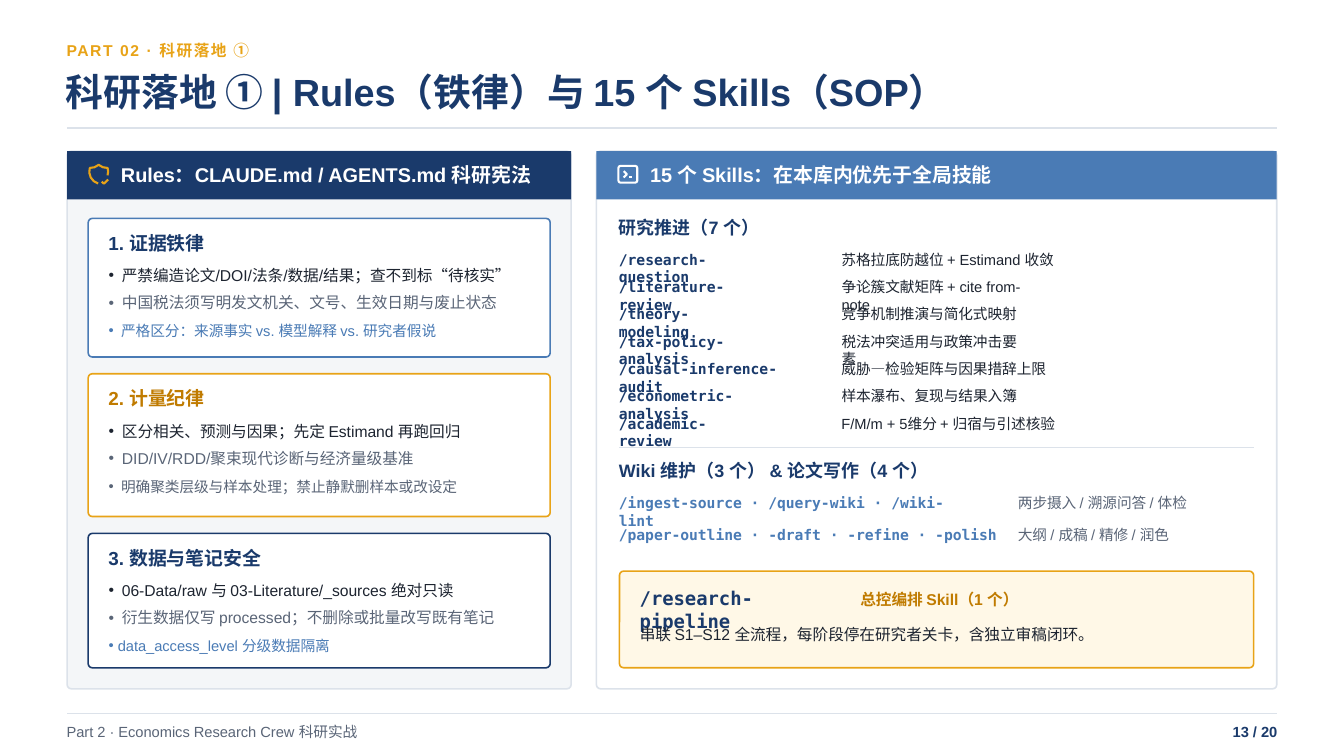
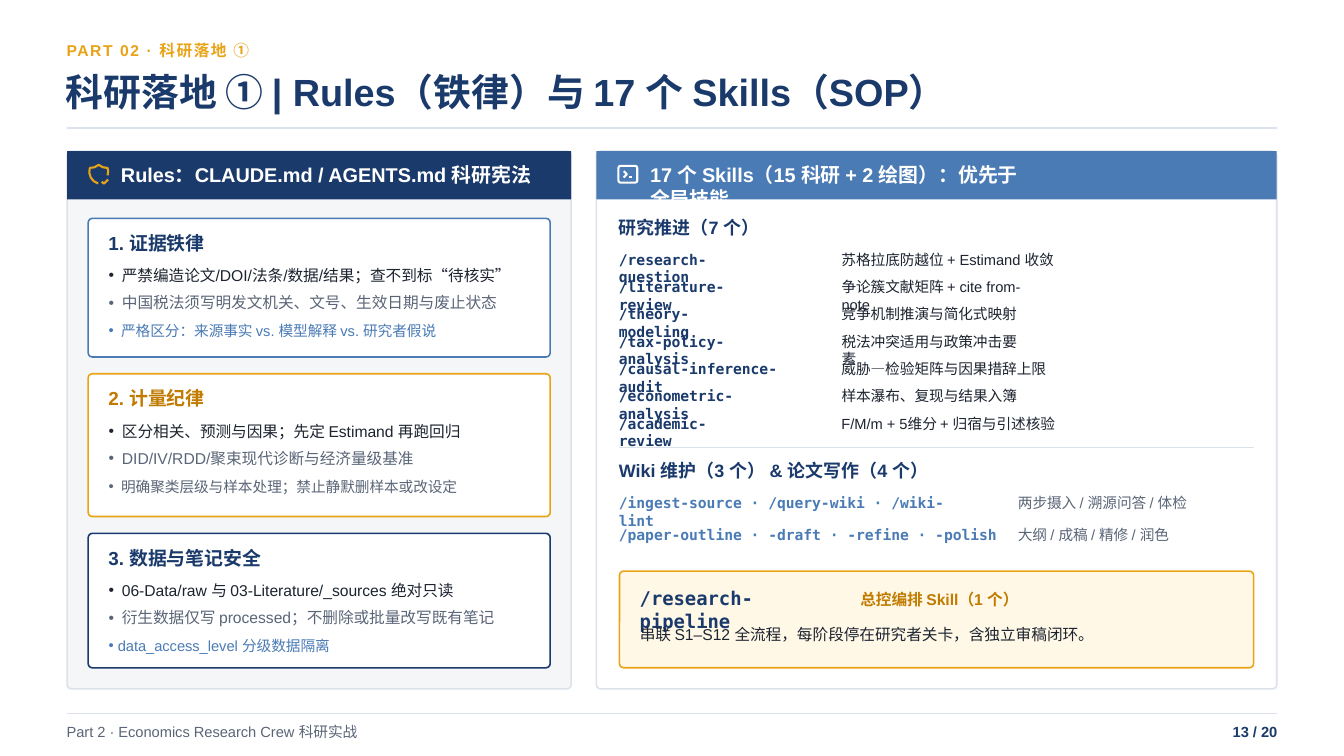
Before and after one commit to shjzzzz/Economics-Research-Crew, a slide deck: slide 13 of Claude_Code_基础与_Economics_Research_Crew_实战.pptx. Drawn at 1344x756 pixels with LibreOffice and Linux fonts; fonts in the diff are those of the drawing. Boxes give left, top, right and bottom in pixels: in the first picture for what was removed or moved away, otherwise in the second. Text is boxed around its words. In the diff, an @@ line names an element or a change of style, - is before the commit and + after.

```diff
--- a/Claude_Code_基础与_Economics_Research_Crew_实战.pptx
+++ b/Claude_Code_基础与_Economics_Research_Crew_实战.pptx
@@ text at <box>66,74,946,110</box>: text changed @@
-科研落地 ① | Rules（铁律）与 15 个 Skills（SOP）
+科研落地 ① | Rules（铁律）与 17 个 Skills（SOP）
@@ text at <box>650,165,1018,200</box>: text changed @@
-15 个 Skills：在本库内优先于全局技能
+17 个 Skills（15 科研 + 2 绘图）：优先于全局技能
```
Also in this commit, not shown: 5 other slides changed.
